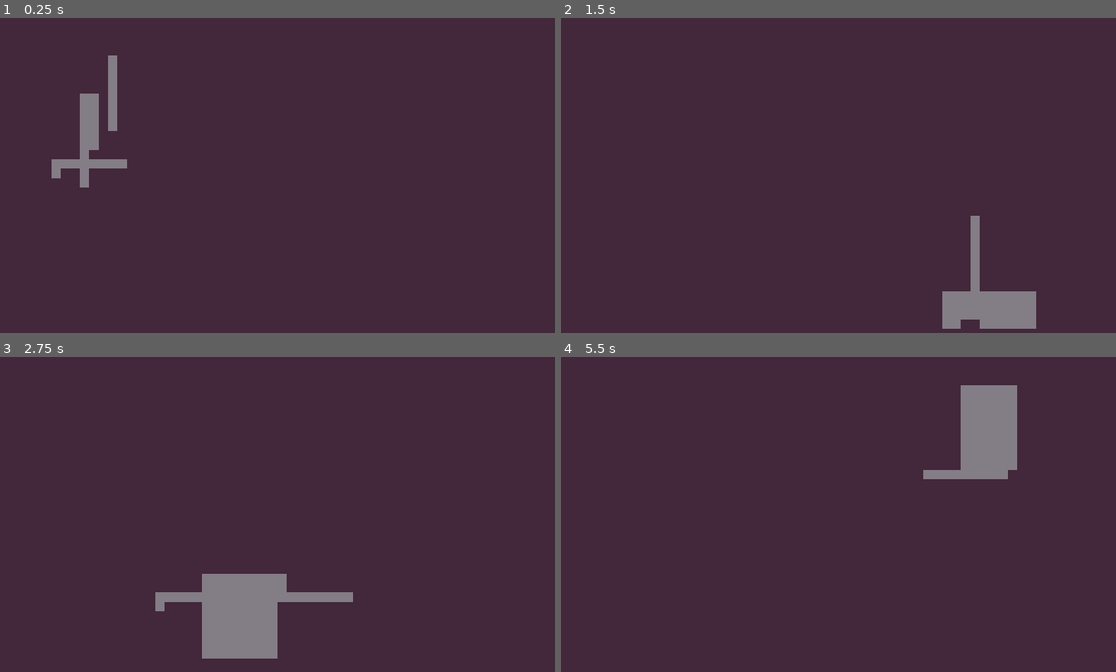
Above: before the commit, frames 1-4 (two rows, left to right).
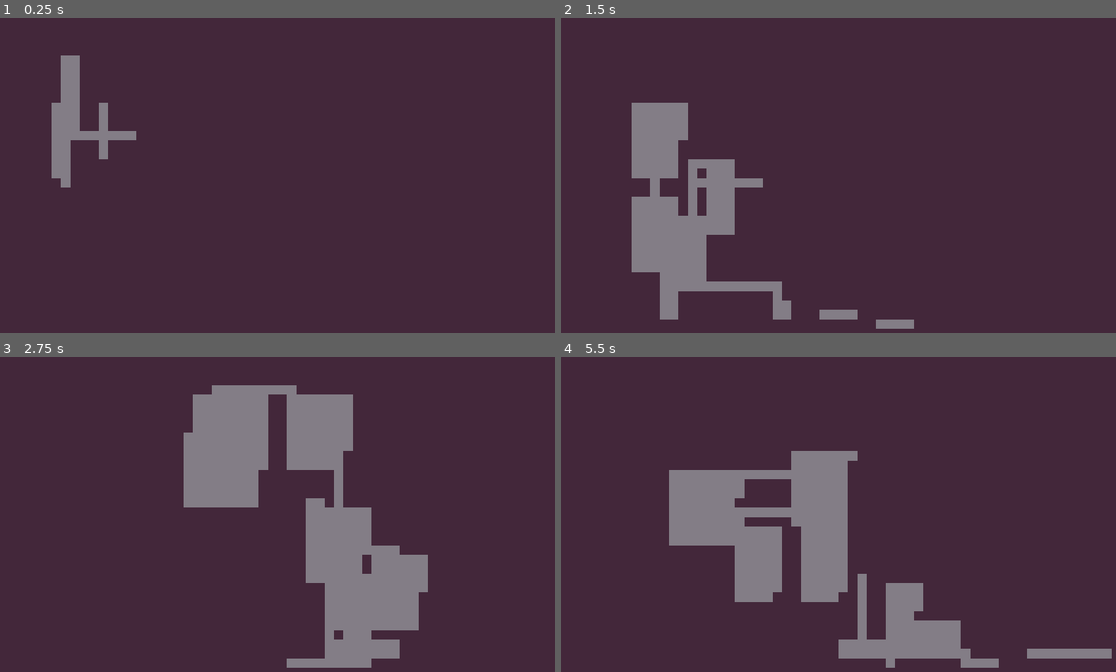
Above: after the commit, the same moments.

Repository: rkcf/gdDiggerDemo
Game: Godot game, scene res://scenes/DiggerManager.tscn
Two runs of this game, one before a commit and one after it. Both use one fixed random seed, a clock stepped at 60 frames per second and the inputs below.
Inputs:
- Up to frame 1 (0.25 s): no input
- Up to frame 2 (1.5 s): tap Enter (ui_accept) at 0.5, 0.77 s
- Up to frame 3 (2.75 s): tap Enter (ui_accept) at 1.52 s
- Up to frame 4 (5.5 s): tap Enter (ui_accept) at 3.02, 3.77, 4.52 s

The runs differ from the first frame. In frame 1, 3.2% of the frame differs, in the area x 9-25%, y 11-54%; in frame 2, 11%; in frame 3, 21%, in the area x 27-78%, y 8-99%; in frame 4, 17%.
Error after the commit: Assertion failed. (res://scenes/RoomDigger.gd:24)

Commit message:
tweak digger params for better level generation

Diff:
--- a/scenes/CorridorDigger.gd
+++ b/scenes/CorridorDigger.gd
@@ -13,7 +13,7 @@
 	self.tile_map = new_map
 
 	# Corridor specific settings
-	self.life_length = 8
+	self.life_length = 10
 	self.max_steps_to_turn = 8
 
 	# get an initial direction facing
--- a/scenes/DiggerManager.gd
+++ b/scenes/DiggerManager.gd
@@ -5,10 +5,13 @@
 export (int) var max_width = 60
 export (int) var max_height = 34
 export (int) var cell_size = 32
-export (int) var n_generations = 1 # total number of generations of room diggers
+export (int) var n_generations = 5 # total number of generations of room diggers
 
 
 var level_boundary: Rect2
+
+var rng: RandomNumberGenerator = RandomNumberGenerator.new()
+
 var room_digger = preload("res://scenes/RoomDigger.tscn")
 var corridor_digger = preload("res://scenes/CorridorDigger.tscn")
 
@@ -17,13 +20,16 @@
 
 
 func _ready() -> void:
+	rng.randomize()
 	self.level_boundary = Rect2(1, 1, max_width - 2, max_height - 2)
 	generate_level()
 
 # Main level generation function
 func generate_level() -> void:
-	# Spawn an initial room digger
-	var start_position: Vector2 = Vector2(round(rand_range(1, max_width - 1)), round(rand_range(1, max_height - 1)))
+	# Spawn an initial room digger somewhere around the middle
+	var startx: int = round(rng.randfn(max_width / 4, max_width / 10))
+	var starty: int = round(rng.randfn(max_height / 4, max_height / 10))
+	var start_position: Vector2 = Vector2(startx, starty)
 	var room: Room2D = null
 	while n_generations > 0:
 		room = create_room(start_position)
@@ -35,11 +41,11 @@
 			cd = spawn_corridor_digger(room.random_position())
 			cd.live()
 			yield(cd, "digger_died")
-		# wait until last corridor diggers are destroyed to dig a room at the end
-
+			room = create_room(cd.position)
 
 		# set the start position for the next generation to be in the last room generated in the current generation
 		var rand_room_pos = room.random_position()
+
 
 		# Make sure room_position is within boundaries
 		if self.level_boundary.has_point(rand_room_pos):
--- a/scenes/RoomDigger.gd
+++ b/scenes/RoomDigger.gd
@@ -2,7 +2,7 @@
 extends Digger
 
 
-var max_room_size: int = 10
+var max_room_size: int = 8
 var min_room_size: int = 4
 var room: Room2D
 
